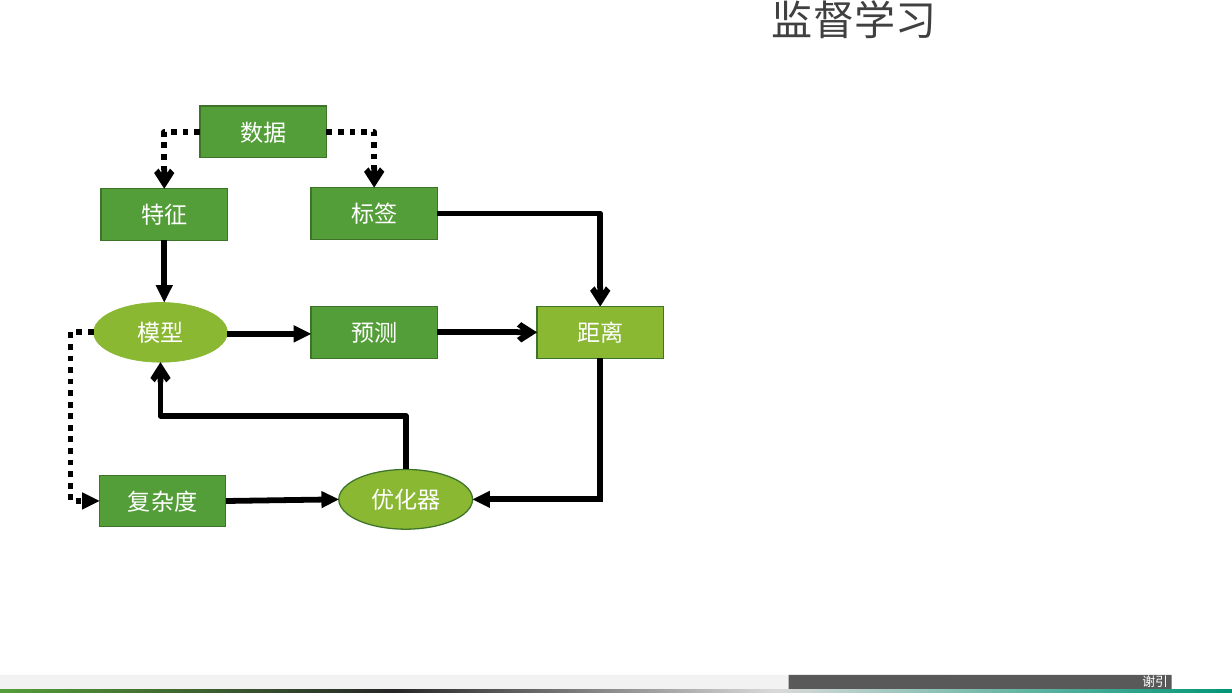
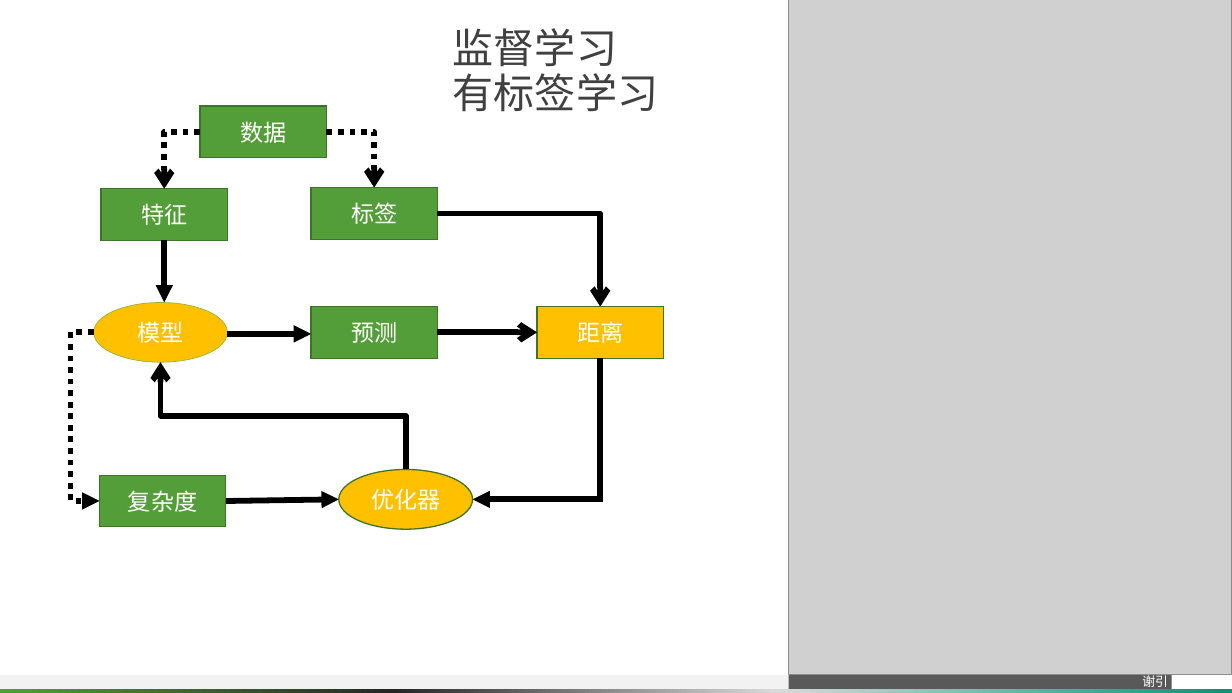
Before and after one commit to pitybea/l2r, a slide deck: slide 5 of rank.pptx. Drawn at 1232x693 pixels with LibreOffice and Linux fonts; fonts in the diff are those of the drawing; grey boxes stand for pictures. Boxes give left, top, right and bottom in pixels: in the first picture for what was removed or moved away, otherwise in the second. Text is boxed around its words. In the diff, an @@ line names an element or a change of style, - is before the commit and + after.

```diff
--- a/rank.pptx
+++ b/rank.pptx
@@ title at (453, 28, 658, 112): text changed @@
-监督学习
+监督学习
+有标签学习
@@ picture added at (788, 0, 1232, 675) @@
@@ fill #8AB833 to #FFC000 in 3 elements at (93, 302, 227, 362), (537, 307, 664, 359), (339, 470, 473, 530) @@
```
Also in this commit, not shown: 1 other slide changed.
